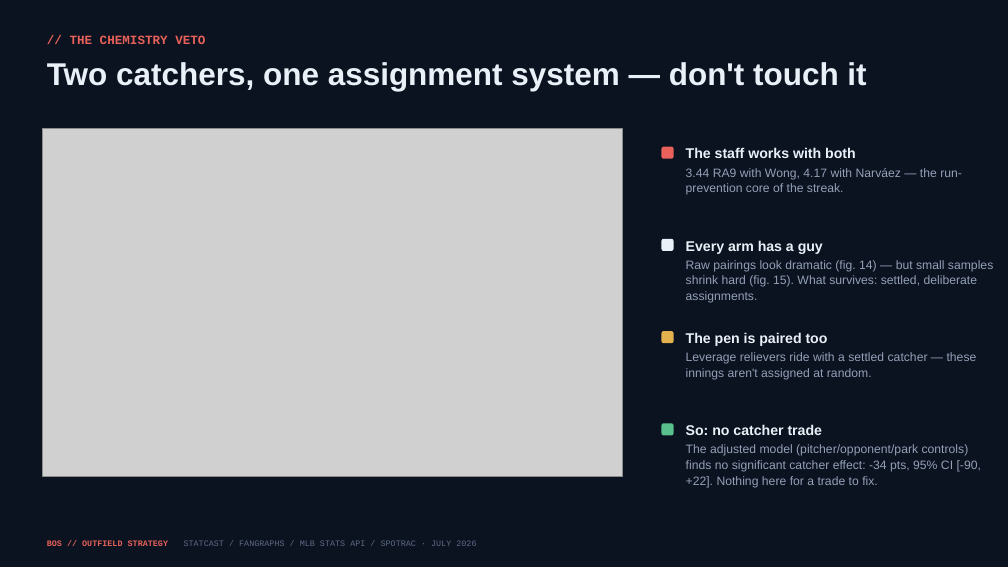
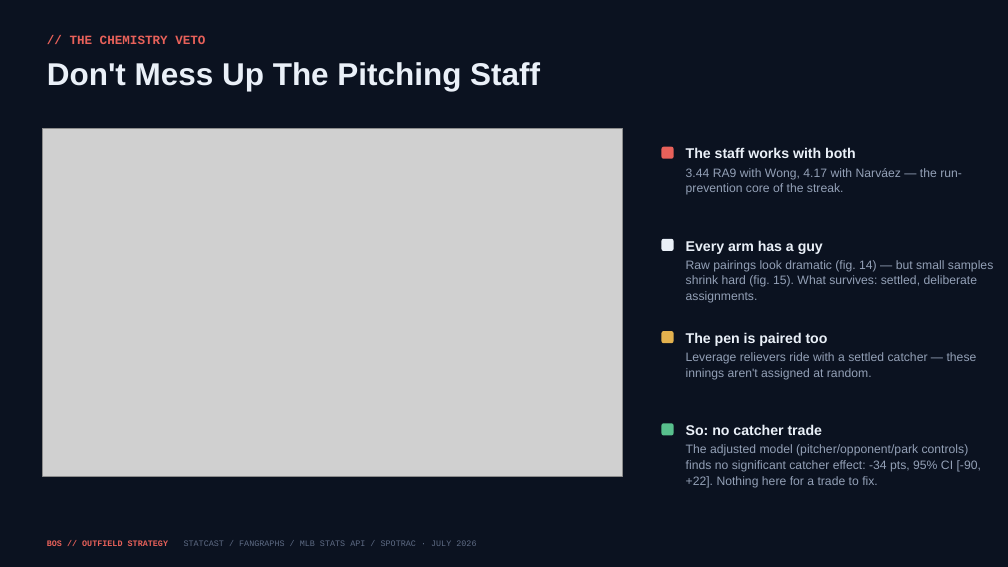
Before and after one commit to justinloo12/jarren-duran-outlier-analysis, a slide deck: slide 11 of outputs/Red_Sox_Outfield_Strategy.pptx. Drawn at 1008x567 pixels with LibreOffice and Linux fonts; fonts in the diff are those of the drawing; grey boxes stand for pictures. Boxes give left, top, right and bottom in pixels: in the first picture for what was removed or moved away, otherwise in the second. Text is boxed around its words. In the diff, an @@ line names an element or a change of style, - is before the commit and + after.

```diff
--- a/outputs/Red_Sox_Outfield_Strategy.pptx
+++ b/outputs/Red_Sox_Outfield_Strategy.pptx
@@ text at [47,62,540,91]: text changed @@
-Two catchers, one assignment system — don't touch it
+Don't Mess Up The Pitching Staff
```
Also in this commit, not shown: 14 other slides changed, 43 other files.
